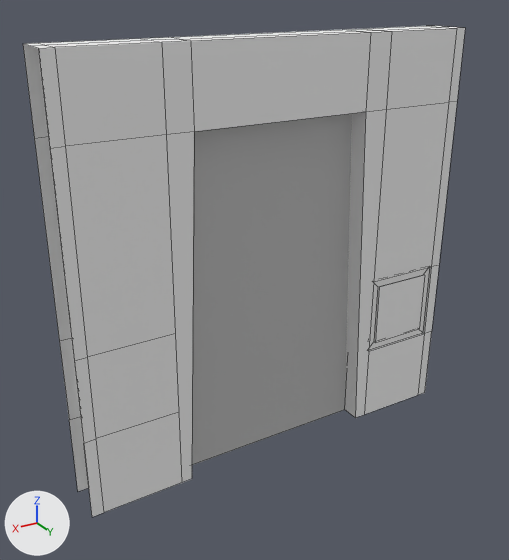
The FBX model Assets/_Render/Fbx/Level 220x220/Door_V2.fbx: old version first, new version second.
Before and after are seen from a 50 mm camera at (4.14, 6.51, 5.55) aimed at (0.28, 0.07, 2.33). Arrows for +X, +Y and +Z are at lower left; the lights stay in place. Mesh edges are drawn as thin lines. Where no turn or scale is listed for an object, it has been applied to the vertices.

Objects in the first picture: 'Control_panel_back', 'Frame', 'Hologram'.
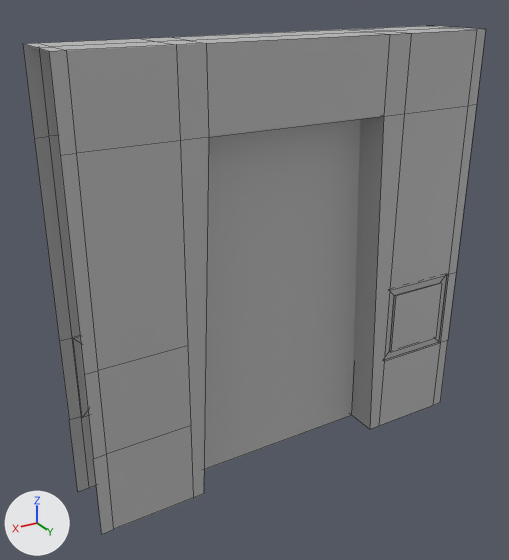
The newer file is also turned or shifted as a whole; pictures and numbers use the older file's frame.

Changed parts and their boxes [x1, y1, x2, y2] in the pictures (509 x 560 px; the box of a moved part takes in the faces that stretch with it):
'Frame', recoloured, reshaped
    before: [23, 26, 465, 517]
    after: [23, 26, 486, 534]
'Control_panel_back', recoloured, mesh moved
    before: [369, 267, 430, 350]
    after: [384, 275, 446, 360]
part 1 of me_mesh, moved or reshaped
    before: [26, 26, 461, 48]
    after: [26, 26, 483, 51]
part 2 of me_mesh, moved or reshaped
    before: [38, 28, 465, 517]
    after: [49, 29, 486, 534]

What changed in the scene script:
```text
Add mat_door_simple:
    mat_door_simple = principled_material('door_simple')
    mat_door_simple.base_color = (0.5, 0.5, 0.5)  # grey #bcbcbc
Change me_mesh_002:
    where me_mesh_002.from_pydata(...)  # 12 vertices, 9 faces; spans x -7.863..-6.88, y 0.211..0.247, z 1.0..2.0
    used by ob_control_panel_back; location = (5.5, 0.0, 0.0)
    remove me_mesh_002.materials.append(mat_murs)  # white #f5f5f5
    me_mesh_002 part 3: the whole mesh is moved by (0.0, 0.309, 0.0)
    add me_mesh_002.materials.append(mat_door_simple)  # grey #bcbcbc
Change me_mesh:
    where me_mesh.from_pydata(...)  # 88 vertices, 65 faces; spans x -8.0..-3.0, y -0.25..0.25, z 0.0..5.0
    used by ob_frame; location = (5.5, 0.0, 0.0)
    remove me_mesh.materials.append(mat_murs)  # white #f5f5f5
    me_mesh part 1: all 8 vertices in x -8.0..-3.0, y 0.0, z 5.0 are moved by (0.0, 0.15, 0.0)
    me_mesh part 2: all 40 vertices in x -8.0..-3.0, y 0.21..0.25, z 0.0..5.0 are moved by (0.0, 0.31, 0.0)
    add me_mesh.materials.append(mat_door_simple)  # grey #bcbcbc
```
